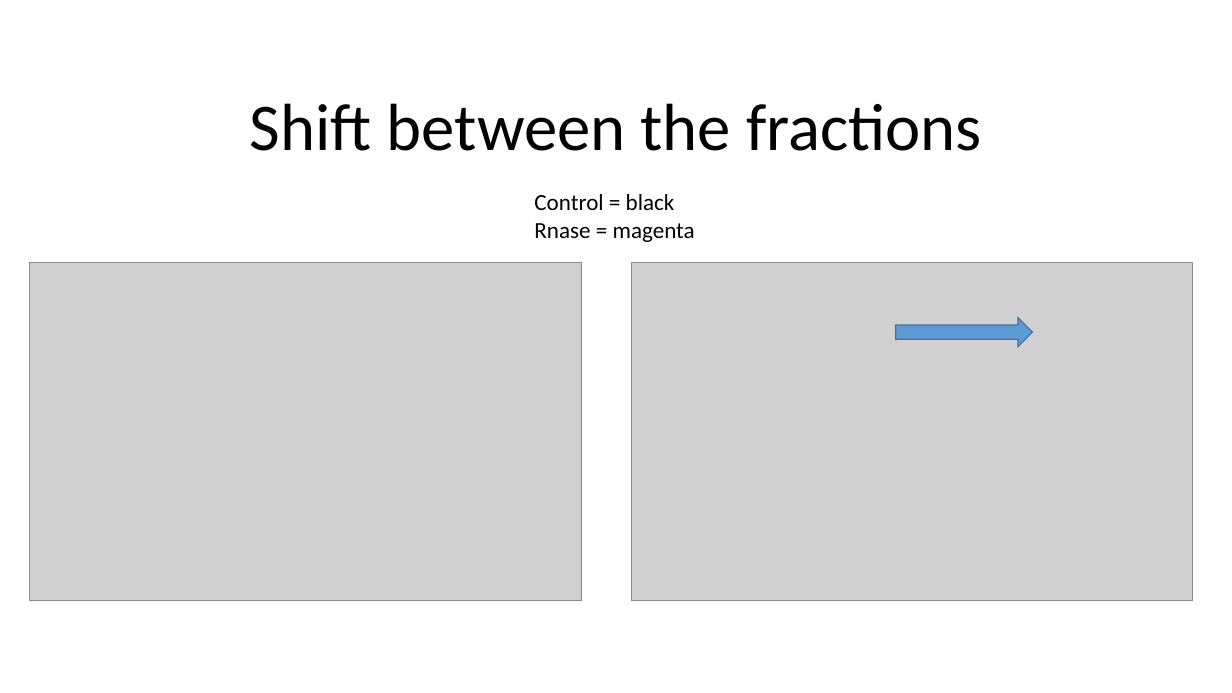
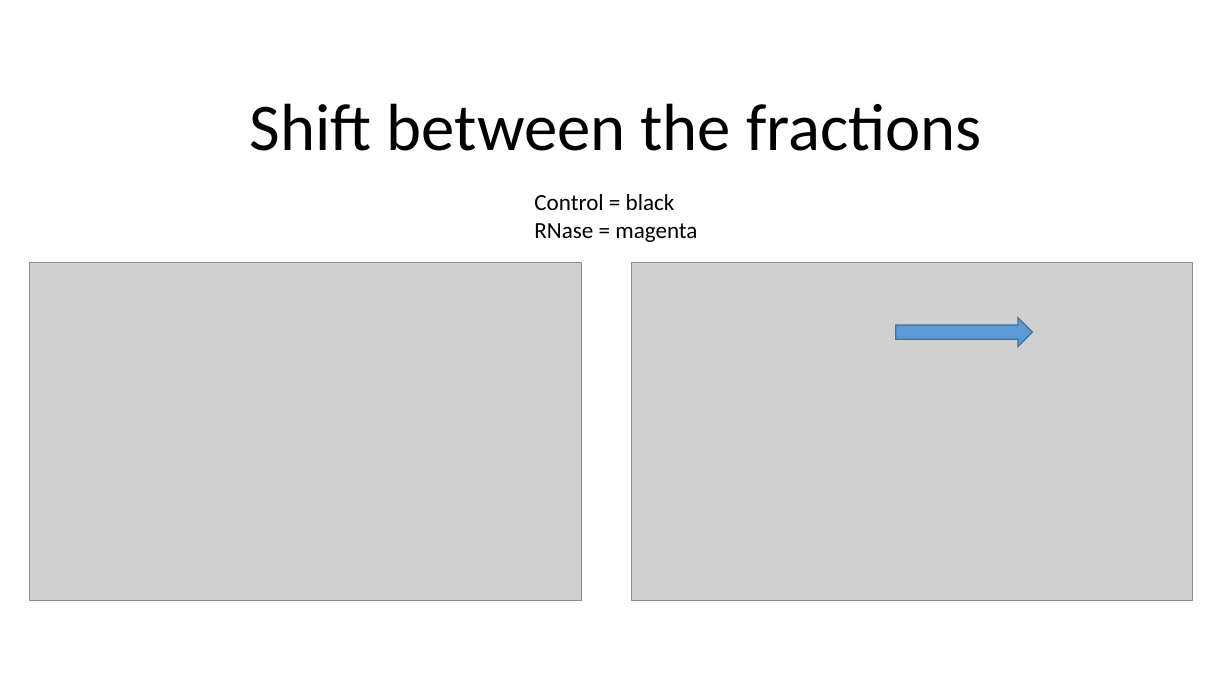
Before and after one commit to datascience-mobi-2022/2022-topic-03-team-05, a slide deck: slide 5 of Folien Data set.pptx. Drawn at 1232x693 pixels with LibreOffice and Linux fonts; fonts in the diff are those of the drawing; grey boxes stand for pictures. Boxes give left, top, right and bottom in pixels: in the first picture for what was removed or moved away, otherwise in the second. Text is boxed around its words. In the diff, an @@ line names an element or a change of style, - is before the commit and + after.

```diff
--- a/Folien Data set.pptx
+++ b/Folien Data set.pptx
@@ text at box(534, 223, 697, 242): text changed @@
-Rnase = magenta
+RNase = magenta
```
Also in this commit, not shown: 1 slide added, 1 other file.
